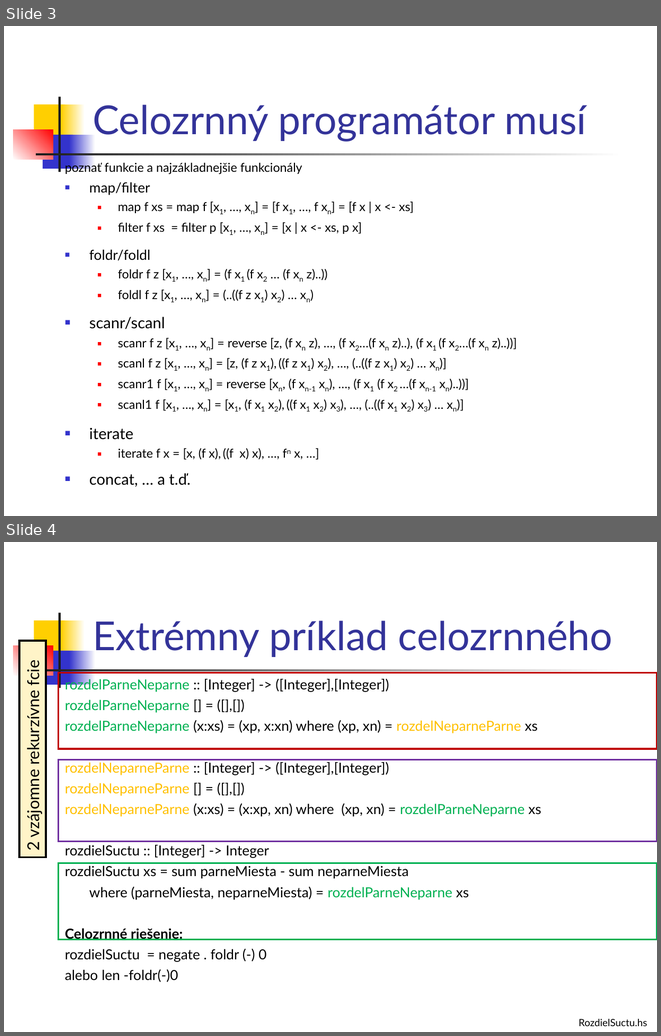
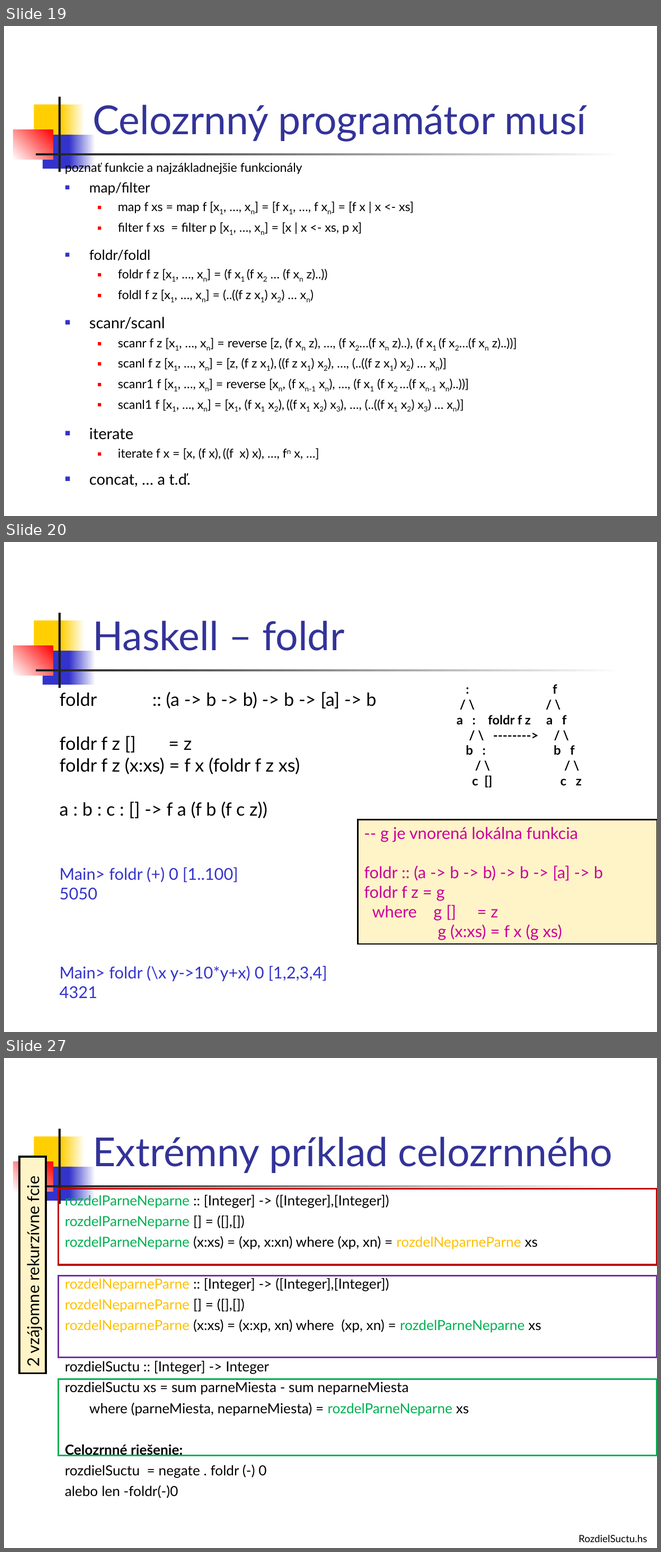
Before and after one commit to Funkcionalne/Prednasky, a slide deck: 03/03_fpro.ppt. Shown one above the other, each under a label of ours: slides 3 and 4 before the commit, slides 19, 20 and 27 after it; the slides between them are not shown. The pictures are 661x1036 and 661x1552 pixels, drawn with LibreOffice and Linux fonts; fonts in the diff are those of the drawing. Boxes give left, top, right and bottom in pixels: in the first picture for what was removed or moved away, otherwise in the second. Text is boxed around its words. In the diff, an @@ line names an element or a change of style, - is before the commit and + after.

```diff
--- a/03/03_fpro.ppt
+++ b/03/03_fpro.ppt
@@ slide 20 added at [4,542,657,1032], background #FFFFFF; not listed: 7 template elements that a slide beside it also shows @@
@@ title added at [93,620,344,651], 44 pt, text #333399 @@
+Haskell – foldr
@@ text added at [457,684,582,786], 14 pt, text #000000, bold @@
+: f
+/ \ / \
+a : foldr f z a f
+/ \ --------> / \
+b : b f
+/ \ / \
+c [] c z
@@ text added at [60,691,376,998], 20 pt, text #000000 @@
+foldr :: (a -> b -> b) -> b -> [a] -> b
+foldr f z [] = z
+foldr f z (x:xs) = f x (foldr f z xs)
+a : b : c : [] -> f a (f b (f c z))
+Main> foldr (+) 0 [1..100]
+5050
+Main> foldr (\x y->10*y+x) 0 [1,2,3,4]
+4321
@@ rectangle added at [358,820,657,944], fill #FFF4C8, outline #000000 1.5 pt, 18 pt, text #CC0099 @@
+-- g je vnorená lokálna funkcia
+foldr :: (a -> b -> b) -> b -> [a] -> b
+foldr f z = g
+where g [] = z
+g (x:xs) = f x (g xs)
@@ what was slide 3 is now slide 19 @@
@@ what was slide 4 is now slide 27 @@
```
Also in this commit, not shown: 23 other slides added, 2 other files.
